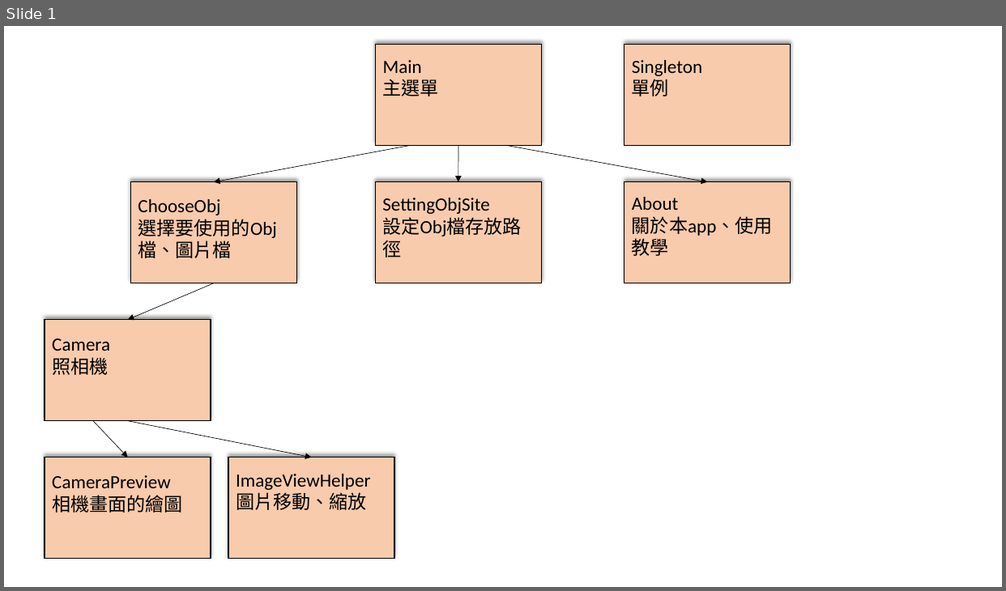
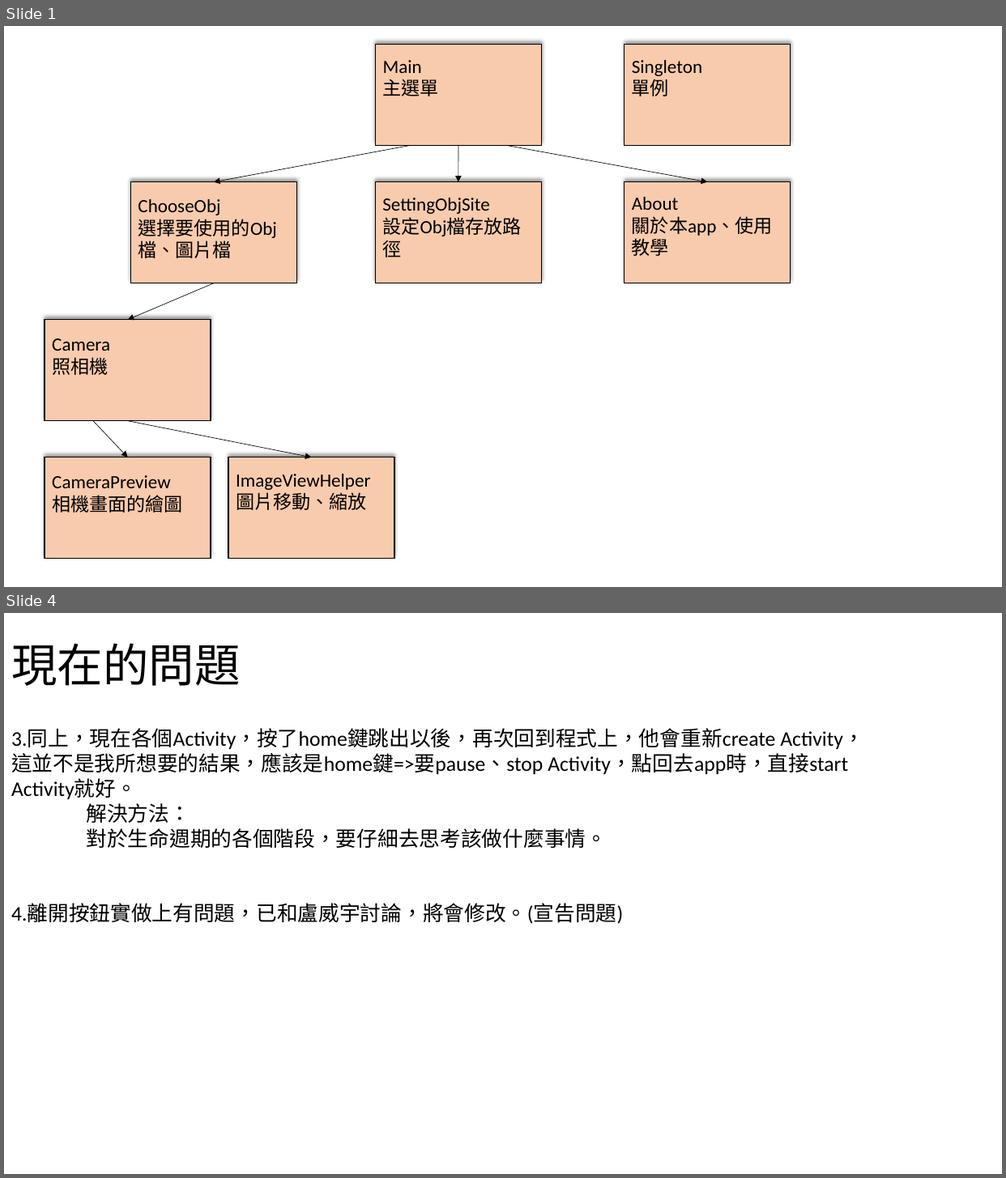
Before and after one commit to Heyyeyaaeyaaaeyaeyaa/baikaeshida, a slide deck: App組/App架構圖.pptx. Shown one above the other, each under a label of ours: slide 1 before the commit, slides 1 and 4 after it; the slides between them are not shown. The pictures are 1006x591 and 1006x1178 pixels, drawn with LibreOffice and Linux fonts; fonts in the diff are those of the drawing. Boxes give left, top, right and bottom in pixels: in the first picture for what was removed or moved away, otherwise in the second. Text is boxed around its words. In the diff, an @@ line names an element or a change of style, - is before the commit and + after.

Commit message:
[修改][app組]新增12/10(二)meeting內容
大偉提出app組問題的內容

```diff
--- a/App組/App架構圖.pptx
+++ b/App組/App架構圖.pptx
@@ slide 4 added at [4,613,1002,1174], background #FFFFFF @@
@@ title added at [11,643,240,686], 44 pt, text #000000 @@
+現在的問題
@@ text added at [11,729,864,924], 20 pt, text #000000 @@
+3.同上，現在各個Activity，按了home鍵跳出以後，再次回到程式上，他會重新create Activity，這並不是我所想要的結果，應該是home鍵=>要pause、stop Activity，點回去app時，直接start Activity就好。
+解決方法：
+對於生命週期的各個階段，要仔細去思考該做什麼事情。
+4.離開按鈕實做上有問題，已和盧威宇討論，將會修改。(宣告問題)
```
Also in this commit, not shown: 1 slide changed, 3 other slides added.
